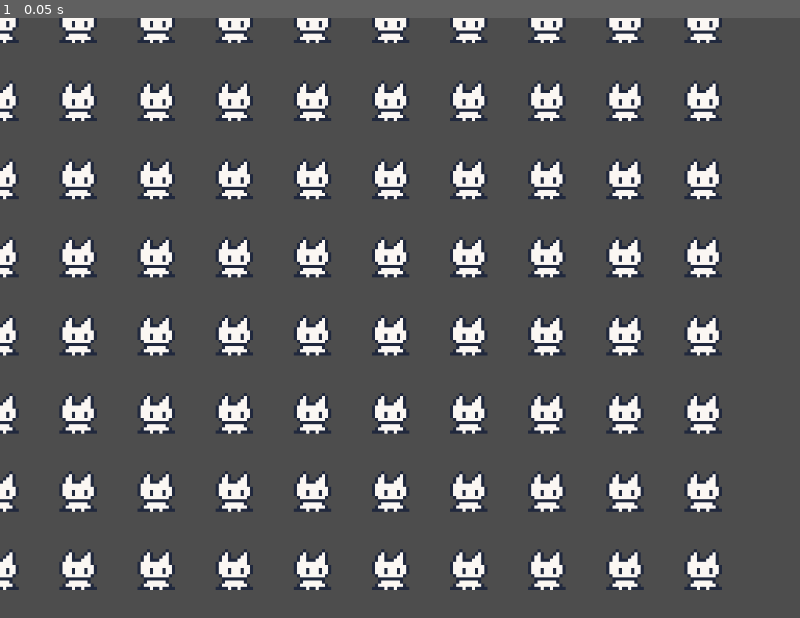
Above: before the commit, frame 1.
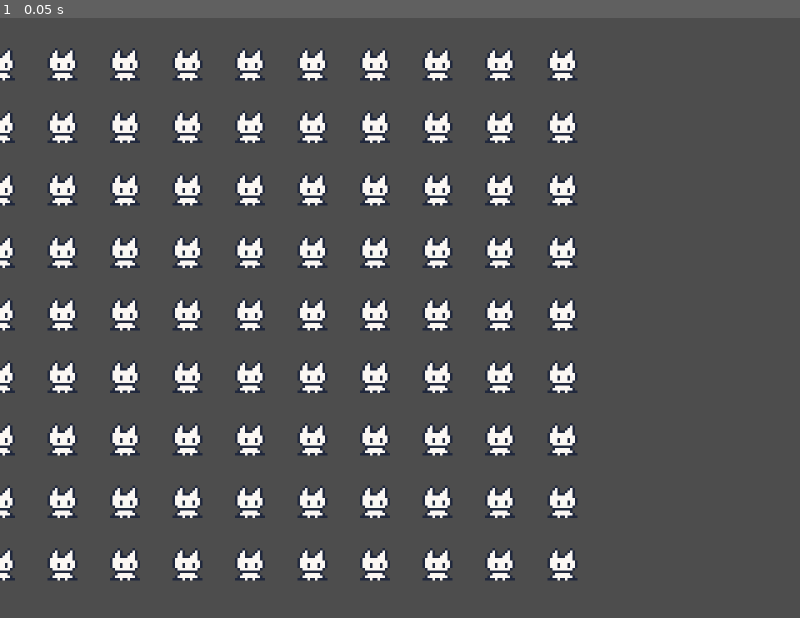
Above: after the commit, the same moment.

Repository: Snkz/godot-wild-jam-78
Game: Godot game, scene res://scenes/main.tscn
Two runs of this game, one before a commit and one after it. Both use one fixed random seed, a clock stepped at 60 frames per second and the inputs below.
Inputs:
- Up to frame 1 (0.05 s): no input

The runs differ from the first frame. In frame 1, 27% of the frame differs, in the area x 0-91%, y 0-96%.

Commit message:
change resolution and creature size

Diff:
--- a/wild-jam-erase/project.godot
+++ b/wild-jam-erase/project.godot
@@ -17,8 +17,8 @@
 
 [display]
 
-window/size/viewport_width=1024
-window/size/viewport_height=768
+window/size/viewport_width=1280
+window/size/viewport_height=960
 window/size/resizable=false
 
 [rendering]
--- a/wild-jam-erase/scenes/creature.tscn
+++ b/wild-jam-erase/scenes/creature.tscn
@@ -11,10 +11,11 @@
 script = ExtResource("1_shfmo")
 
 [node name="Sprite2D" type="Sprite2D" parent="."]
+position = Vector2(0, -32)
 scale = Vector2(0.5, 0.5)
 texture = ExtResource("2_q16qe")
 
 [node name="CollisionShape2D" type="CollisionShape2D" parent="."]
-position = Vector2(0, 0.5)
+position = Vector2(0, -32)
 scale = Vector2(0.5, 0.5)
 shape = SubResource("RectangleShape2D_swmom")
